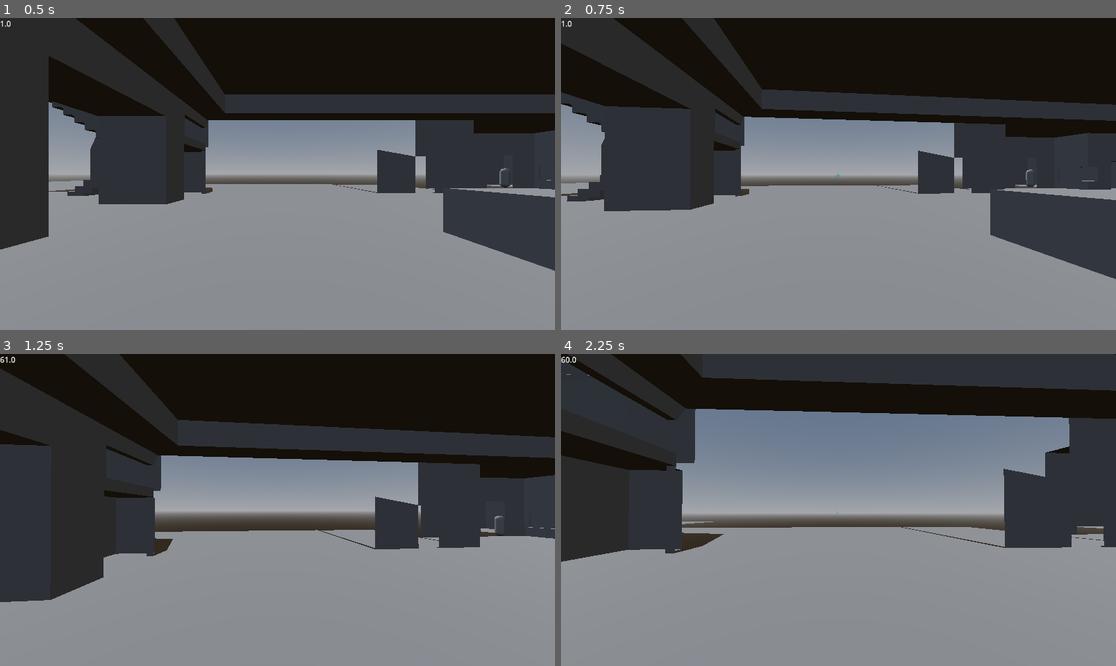
Above: before the commit, frames 1-4 (two rows, left to right).
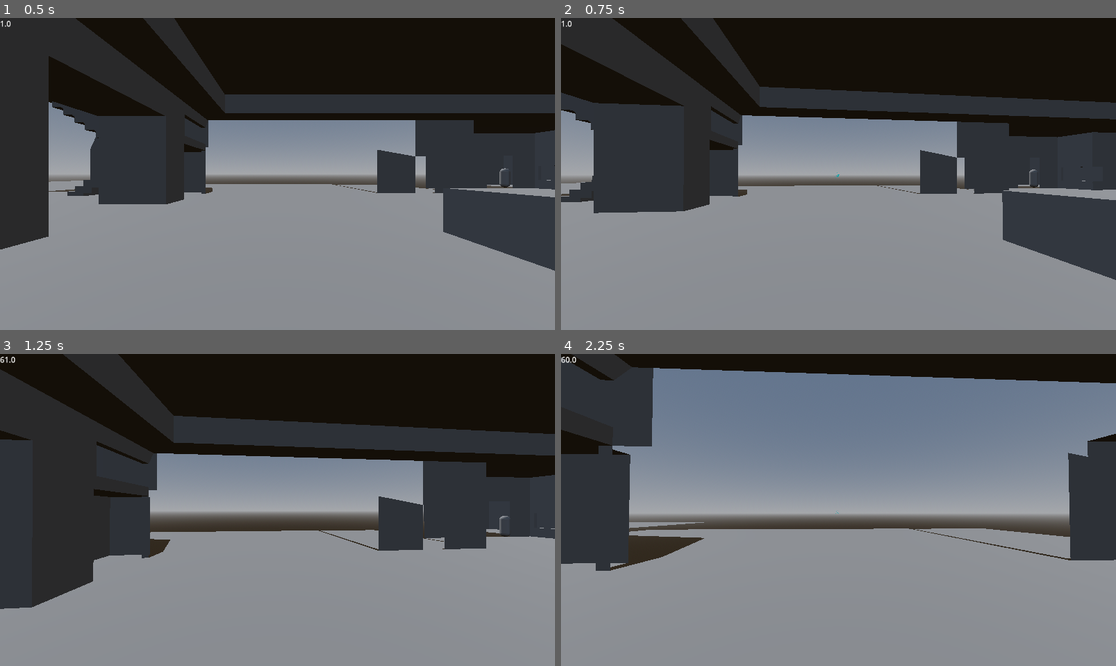
Above: after the commit, the same moments.

Repository: mFieldHouses/phase-two-the-dre-files
Game: Godot game, scene res://scenes/base_scene.tscn
Same seed, same stepped clock (60 frames per second), same inputs: the game is played once before the commit and once after it.
Inputs (mouse positions are in pixels of both pictures, inside the frame that each line leads up to):
- Up to frame 1 (0.5 s): no input
- Up to frame 2 (0.75 s): tap Enter at 0.5 s; move the mouse to (866, 174) at 0.52 s; hold W (forward) from 0.53 s (still down); click (866, 174) at 0.6 s
- Up to frame 3 (1.25 s): keep holding W (forward); tap Space (jump) at 0.77 s
- Up to frame 4 (2.25 s): keep holding W (forward); move the mouse to (810, 510) at 1.27 s; click (810, 510) at 1.35 s; tap Space (jump) at 1.52 s; move the mouse to (849, 503) at 2.02 s; right-click (849, 503) at 2.1 s

Frame 1 is identical in both runs. In frame 2, 2.9% of the frame differs, in the area x 0-100%, y 0-84%; in frame 3, 3.3%; in frame 4, 26%, in the area x 0-100%, y 0-70%.

Commit message:
movement update 2

Diff:
--- a/scenes/character_body_3d.gd
+++ b/scenes/character_body_3d.gd
@@ -50,7 +50,6 @@
 		jump_charge_timer += delta
 
 	grip = float(is_on_floor()) * 0.8 + 0.2
-	print(sqrt(grip))
 
 	# Add the gravity.
 	if not is_on_floor():
@@ -78,6 +77,7 @@
 	#Shooting ==========================================================
 
 	if shooting:
+		velocity += camera.global_basis.z * Vector3(1.0, 0.7, 1.0)
 		update_positron_beam()
 
 	#Camera ================================================================
@@ -113,7 +113,7 @@
 	if event.is_action("shoot_burst") and event.is_pressed() and shoot_timeout <= 0:
 		update_positron_beam()
 		shoot_positron_burst()
-		velocity += camera.global_basis.z * 10
+		#velocity += camera.global_basis.z * 7 * Vector3(1.0, 0.7, 1.0)
 
 	elif event.is_action("shoot_ray"):
 		shooting = event.is_pressed()
--- a/scenes/steveolensummoner.tscn
+++ b/scenes/steveolensummoner.tscn
@@ -6,7 +6,7 @@
 [ext_resource type="Texture2D" uid="uid://dw7ii221qxgu7" path="res://assets/textures/explosionparticle.png" id="4_vpfa1"]
 
 [sub_resource type="StandardMaterial3D" id="StandardMaterial3D_vpfa1"]
-transparency = 1
+transparency = 4
 vertex_color_use_as_albedo = true
 albedo_color = Color(0, 0, 0, 1)
 albedo_texture = ExtResource("3_wfosm")
@@ -83,6 +83,7 @@
 [node name="Sprite3D" type="Sprite3D" parent="."]
 transform = Transform3D(1, 0, 0, 0, -4.371139e-08, -1, 0, 1, -4.371139e-08, 0, 0, 0)
 cast_shadow = 0
+alpha_cut = 3
 texture = ExtResource("2_wfosm")
 
 [node name="Area3D" type="Area3D" parent="."]
--- a/steveolensummoner.gd
+++ b/steveolensummoner.gd
@@ -23,7 +23,7 @@
 	if set_false_again:
 		GlobalData.player_instance.shooting = false
 
-	var new_child = load("res://scenes/practice_target.tscn").instantiate()
+	var new_child = preload("res://scenes/practice_target.tscn").instantiate()
 	get_parent().add_child(new_child)
 	new_child.global_position = global_position - Vector3(0, 1.6, 0)
 	var tween = create_tween()
